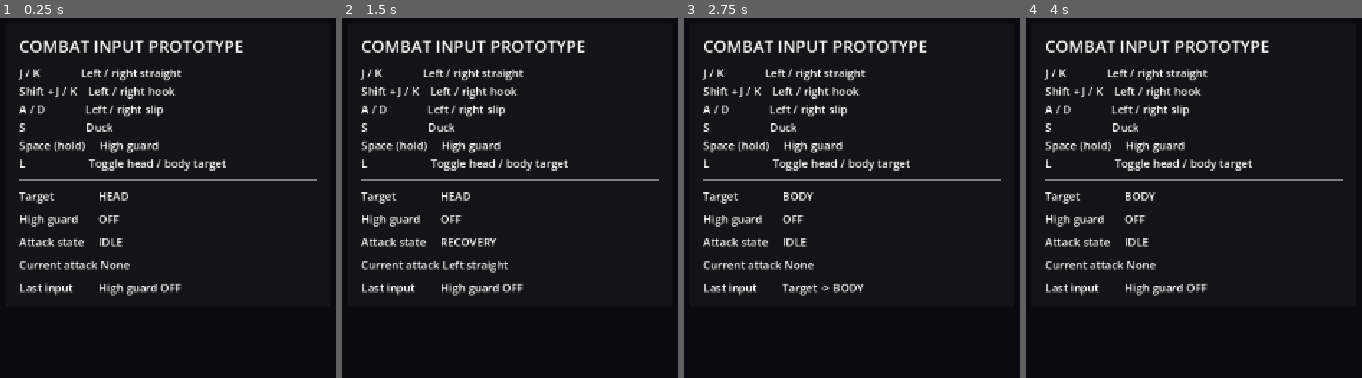
Above: before the commit, frames 1-4 (left to right).
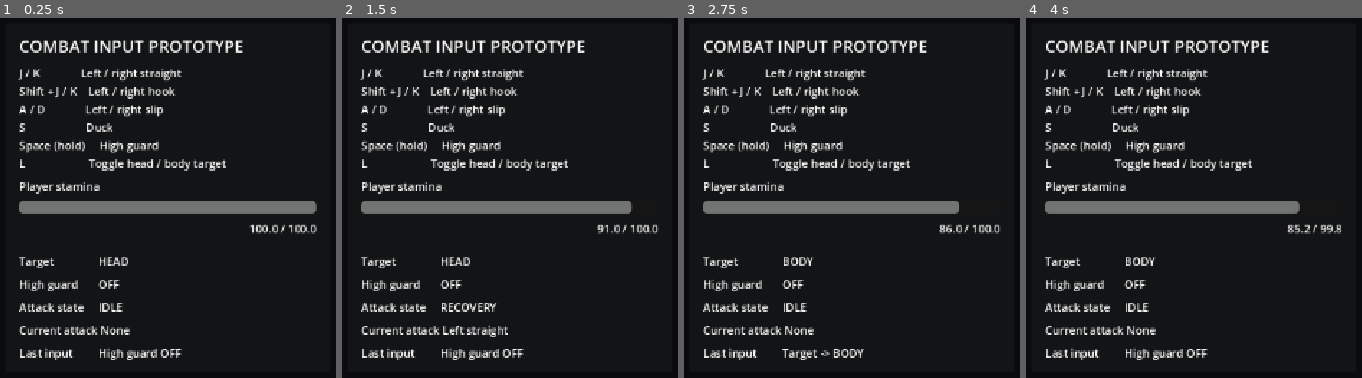
Above: after the commit, the same moments.

Repository: czhskr/Contender
Game: Godot game, scene res://scenes/game.tscn
The game is run twice, just before and just after one commit, with the same random seed, the same clock (stepped at 60 frames per second) and the same inputs.
Inputs:
- Up to frame 1 (0.25 s): no input
- Up to frame 2 (1.5 s): tap Enter at 0.5 s; hold K (combat_right_straight) 0.53-1.28 s; tap S (combat_duck) at 0.6 s; hold J (combat_left_straight) from 1.28 s (still down); tap Space (combat_high_guard) at 1.35 s
- Up to frame 3 (2.75 s): tap Space (combat_high_guard) at 2 s; release J (combat_left_straight) at 2.03 s; hold K (combat_right_straight) from 2.03 s (still down); tap L (combat_toggle_target) at 2.1 s
- Up to frame 4 (4 s): tap S (combat_duck) at 2.85 s; tap Enter at 3.5 s; release K (combat_right_straight) at 3.53 s; hold J (combat_left_straight) from 3.53 s (still down); tap Space (combat_high_guard) at 3.6 s

The runs differ from the first frame. In frame 1, 8.8% of the frame differs, in the area x 5-95%, y 44-95%; in frame 2, 9.2%; in frame 3, 8.3%; in frame 4, 8.3%.

Commit message:
Implement stamina system

Diff:
--- a/data/attacks/left_hook.tres
+++ b/data/attacks/left_hook.tres
@@ -8,3 +8,4 @@
 startup_time = 0.18
 active_time = 0.1
 recovery_time = 0.3
+stamina_cost = 7.0
--- a/data/attacks/left_straight.tres
+++ b/data/attacks/left_straight.tres
@@ -8,3 +8,4 @@
 startup_time = 0.1
 active_time = 0.08
 recovery_time = 0.18
+stamina_cost = 4.0
--- a/data/attacks/right_hook.tres
+++ b/data/attacks/right_hook.tres
@@ -8,3 +8,4 @@
 startup_time = 0.22
 active_time = 0.11
 recovery_time = 0.36
+stamina_cost = 8.0
--- a/data/attacks/right_straight.tres
+++ b/data/attacks/right_straight.tres
@@ -8,3 +8,4 @@
 startup_time = 0.14
 active_time = 0.09
 recovery_time = 0.24
+stamina_cost = 5.0
--- a/scenes/game.tscn
+++ b/scenes/game.tscn
@@ -8,6 +8,7 @@
 [ext_resource type="Resource" path="res://data/attacks/right_straight.tres" id="6_right_straight"]
 [ext_resource type="Resource" path="res://data/attacks/left_hook.tres" id="7_left_hook"]
 [ext_resource type="Resource" path="res://data/attacks/right_hook.tres" id="8_right_hook"]
+[ext_resource type="Script" path="res://scripts/player_stamina.gd" id="9_stamina"]
 
 [node name="CombatPrototype" type="Node"]
 script = ExtResource("1_prototype")
@@ -25,13 +26,16 @@
 script = ExtResource("4_state")
 attacks = Array[ExtResource("3_data_type")]([ExtResource("5_left_straight"), ExtResource("6_right_straight"), ExtResource("7_left_hook"), ExtResource("8_right_hook")])
 
+[node name="PlayerStamina" type="Node" parent="."]
+script = ExtResource("9_stamina")
+
 [node name="DebugHUD" type="CanvasLayer" parent="."]
 
 [node name="Panel" type="PanelContainer" parent="DebugHUD"]
 offset_left = 32.0
 offset_top = 32.0
 offset_right = 500.0
-offset_bottom = 360.0
+offset_bottom = 420.0
 
 [node name="Margin" type="MarginContainer" parent="DebugHUD/Panel"]
 theme_override_constants/margin_left = 20
@@ -53,6 +57,18 @@
 S                     Duck
 Space (hold)     High guard
 L                      Toggle head / body target"
+
+[node name="StaminaTitle" type="Label" parent="DebugHUD/Panel/Margin/Content"]
+text = "Player stamina"
+
+[node name="PlayerStaminaBar" type="ProgressBar" parent="DebugHUD/Panel/Margin/Content"]
+custom_minimum_size = Vector2(0, 18)
+value = 100.0
+show_percentage = false
+
+[node name="StaminaValue" type="Label" parent="DebugHUD/Panel/Margin/Content"]
+text = "100.0 / 100.0"
+horizontal_alignment = 2
 
 [node name="Separator" type="HSeparator" parent="DebugHUD/Panel/Margin/Content"]
 
--- a/scripts/attack_data.gd
+++ b/scripts/attack_data.gd
@@ -10,3 +10,4 @@
 @export_range(0.0, 10.0, 0.01, "or_greater") var startup_time := 0.10
 @export_range(0.0, 10.0, 0.01, "or_greater") var active_time := 0.08
 @export_range(0.0, 10.0, 0.01, "or_greater") var recovery_time := 0.18
+@export_range(0.0, 1000.0, 0.1, "or_greater") var stamina_cost := 4.0
--- a/scripts/combat_prototype.gd
+++ b/scripts/combat_prototype.gd
@@ -24,6 +24,11 @@
 
 @onready var combat_input: Node = $PlayerCombatInput
 @onready var attack_state: Node = $PlayerAttackState
+@onready var stamina: Node = $PlayerStamina
+@onready var stamina_bar: ProgressBar = \
+	$DebugHUD/Panel/Margin/Content/PlayerStaminaBar
+@onready var stamina_value: Label = \
+	$DebugHUD/Panel/Margin/Content/StaminaValue
 @onready var target_value: Label = $DebugHUD/Panel/Margin/Content/TargetRow/TargetValue
 @onready var guard_value: Label = $DebugHUD/Panel/Margin/Content/GuardRow/GuardValue
 @onready var attack_state_value: Label = \
@@ -40,26 +45,44 @@
 	combat_input.guard_changed.connect(_on_guard_changed)
 	combat_input.target_changed.connect(_on_target_changed)
 	attack_state.state_changed.connect(_on_attack_state_changed)
+	stamina.stamina_changed.connect(_on_stamina_changed)
 
 	_on_target_changed(combat_input.current_target)
 	_on_guard_changed(combat_input.is_guarding)
 	_on_attack_state_changed(attack_state.current_state, attack_state.current_attack)
+	_on_stamina_changed(stamina.current_stamina, stamina.max_stamina)
 
 
 func _on_attack_requested(
 	attack: int,
 	target: int
 ) -> void:
-	if attack_state.try_start_attack(attack):
-		last_input_value.text = "Accepted: %s -> %s" % [
-			ATTACK_NAMES[attack],
-			TARGET_NAMES[target],
-		]
-	else:
+	if not attack_state.can_start_attack():
 		last_input_value.text = "Blocked: %s (%s / %s)" % [
 			ATTACK_NAMES[attack],
 			ATTACK_NAMES[attack_state.current_attack],
 			ATTACK_STATE_NAMES[attack_state.current_state],
+		]
+		return
+
+	var attack_data = attack_state.get_attack_data(attack)
+	if attack_data == null:
+		last_input_value.text = "Missing attack data: %s" % ATTACK_NAMES[attack]
+		return
+
+	if not stamina.can_afford(attack_data.stamina_cost):
+		last_input_value.text = "Insufficient stamina: %s (%.1f / %.1f)" % [
+			ATTACK_NAMES[attack],
+			stamina.current_stamina,
+			attack_data.stamina_cost,
+		]
+		return
+
+	if attack_state.try_start_attack(attack):
+		stamina.spend_for_attack(attack_data.stamina_cost)
+		last_input_value.text = "Accepted: %s -> %s" % [
+			ATTACK_NAMES[attack],
+			TARGET_NAMES[target],
 		]
 
 
@@ -80,3 +103,9 @@
 func _on_attack_state_changed(state: int, attack: int) -> void:
 	attack_state_value.text = ATTACK_STATE_NAMES[state]
 	current_attack_value.text = "None" if attack == -1 else ATTACK_NAMES[attack]
+
+
+func _on_stamina_changed(current_stamina: float, max_stamina: float) -> void:
+	stamina_bar.max_value = max_stamina
+	stamina_bar.value = current_stamina
+	stamina_value.text = "%.1f / %.1f" % [current_stamina, max_stamina]
--- a/scripts/player_attack_state.gd
+++ b/scripts/player_attack_state.gd
@@ -36,11 +36,11 @@
 
 
 func try_start_attack(attack: int) -> bool:
-	if current_state != AttackState.IDLE:
+	if not can_start_attack():
 		attack_rejected.emit(attack, current_attack)
 		return false
 
-	var attack_data := _find_attack_data(attack)
+	var attack_data := get_attack_data(attack)
 	if attack_data == null:
 		push_error("Attack data is missing for attack type %d." % attack)
 		return false
@@ -50,6 +50,10 @@
 	set_process(true)
 	_enter_state(AttackState.STARTUP, _current_data.startup_time)
 	return true
+
+
+func can_start_attack() -> bool:
+	return current_state == AttackState.IDLE
 
 
 func _advance_state() -> void:
@@ -71,7 +75,7 @@
 	state_changed.emit(current_state, current_attack)
 
 
-func _find_attack_data(attack: int) -> AttackDataType:
+func get_attack_data(attack: int) -> AttackDataType:
 	for attack_data in attacks:
 		if attack_data.attack_type == attack:
 			return attack_data
--- /dev/null
+++ b/scripts/player_stamina.gd
@@ -0,0 +1,73 @@
+class_name PlayerStamina
+extends Node
+
+signal stamina_changed(current_stamina: float, max_stamina: float)
+
+@export_group("Initial Values")
+@export_range(0.0, 1000.0, 0.1, "or_greater") var initial_current_stamina := 100.0
+@export_range(0.0, 1000.0, 0.1, "or_greater") var initial_max_stamina := 100.0
+
+@export_group("Regeneration")
+@export_range(0.0, 10.0, 0.05, "or_greater") var regeneration_delay := 1.25
+@export_range(0.0, 1000.0, 0.1, "or_greater") var regeneration_per_second := 12.0
+
+@export_group("Repeated Attack Fatigue")
+@export_range(0.0, 10.0, 0.05, "or_greater") var repeated_attack_window := 1.5
+@export_range(1, 100, 1, "or_greater") var attacks_before_max_loss := 3
+@export_range(0.0, 100.0, 0.05, "or_greater") var max_stamina_loss_per_attack := 0.25
+
+var current_stamina := 0.0
+var max_stamina := 0.0
+
+var _time_since_last_attack := INF
+var _consecutive_attack_count := 0
+
+
+func _ready() -> void:
+	max_stamina = initial_max_stamina
+	current_stamina = clampf(initial_current_stamina, 0.0, max_stamina)
+	stamina_changed.emit(current_stamina, max_stamina)
+
+
+func _process(delta: float) -> void:
+	_time_since_last_attack += delta
+
+	if _time_since_last_attack > repeated_attack_window:
+		_consecutive_attack_count = 0
+
+	if (
+		_time_since_last_attack >= regeneration_delay
+		and current_stamina < max_stamina
+	):
+		current_stamina = minf(
+			current_stamina + regeneration_per_second * delta,
+			max_stamina
+		)
+		stamina_changed.emit(current_stamina, max_stamina)
+
+
+func can_afford(stamina_cost: float) -> bool:
+	return current_stamina >= stamina_cost
+
+
+func spend_for_attack(stamina_cost: float) -> bool:
+	if not can_afford(stamina_cost):
+		return false
+
+	if _time_since_last_attack <= repeated_attack_window:
+		_consecutive_attack_count += 1
+	else:
+		_consecutive_attack_count = 1
+
+	_time_since_last_attack = 0.0
+	current_stamina -= stamina_cost
+
+	if _consecutive_attack_count > attacks_before_max_loss:
+		max_stamina = maxf(
+			max_stamina - max_stamina_loss_per_attack,
+			0.0
+		)
+		current_stamina = minf(current_stamina, max_stamina)
+
+	stamina_changed.emit(current_stamina, max_stamina)
+	return true
Not shown: 1 places in scenes/game.tscn that only renumber resources
Not shown, added: scripts/player_stamina.gd.uid
